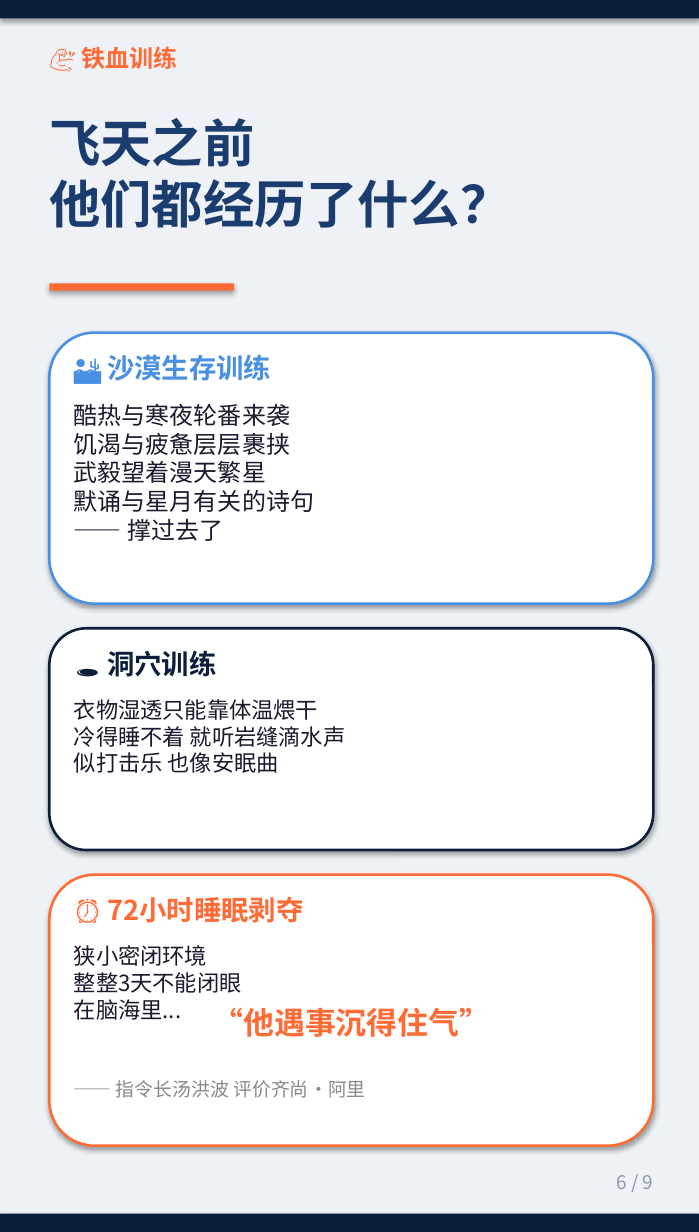
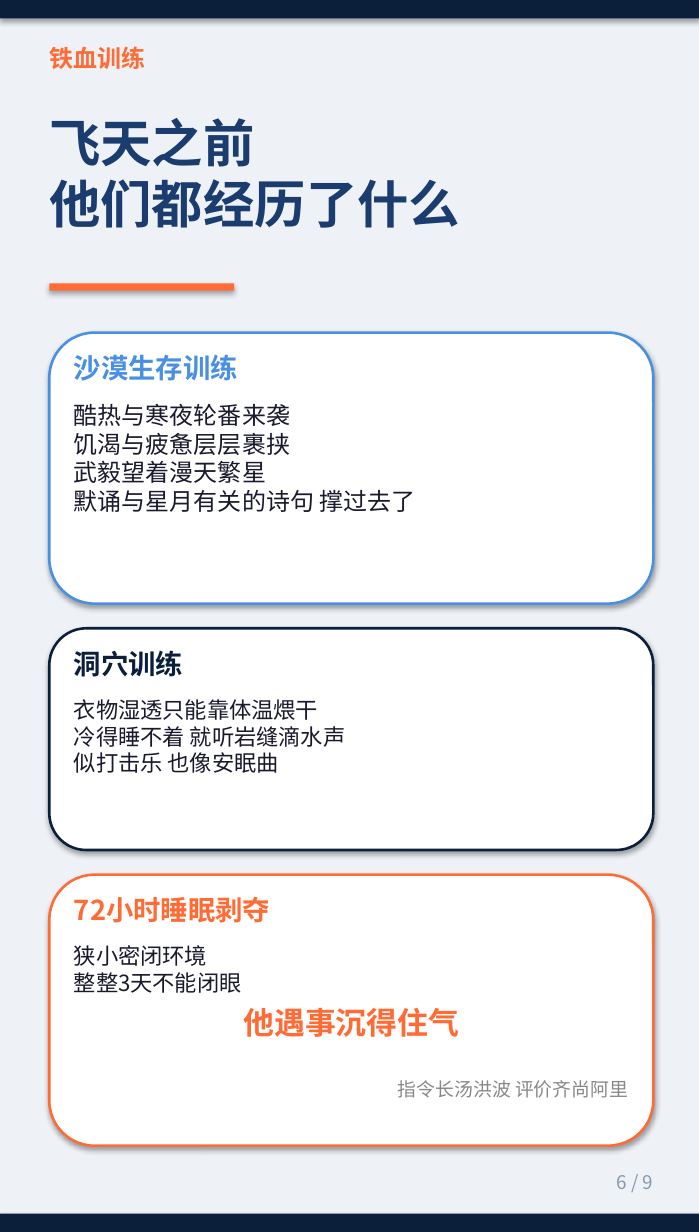
Before and after one commit to mateyes/test, a slide deck: slide 6 of 0zhou/百家号/20261125/神舟24_历史性的早晨.pptx. Drawn at 699x1232 pixels with LibreOffice and Linux fonts; fonts in the diff are those of the drawing. Boxes give left, top, right and bottom in pixels: in the first picture for what was removed or moved away, otherwise in the second. Text is boxed around its words. In the diff, an @@ line names an element or a change of style, - is before the commit and + after.

```diff
--- a/0zhou/百家号/20261125/神舟24_历史性的早晨.pptx
+++ b/0zhou/百家号/20261125/神舟24_历史性的早晨.pptx
@@ text at (x1=49, y1=46, x2=145, y2=69): text changed @@
-💪 铁血训练
+铁血训练
@@ text at (x1=49, y1=179, x2=460, y2=228): text changed @@
-他们都经历了什么？
+他们都经历了什么
@@ text at (x1=74, y1=354, x2=238, y2=381): text changed @@
-🏜️ 沙漠生存训练
+沙漠生存训练
@@ text at (x1=74, y1=490, x2=415, y2=512): text changed @@
-默诵与星月有关的诗句
-—— 撑过去了
+默诵与星月有关的诗句 撑过去了
@@ text at (x1=74, y1=650, x2=183, y2=677): text changed @@
-🕳️ 洞穴训练
+洞穴训练
@@ text at (x1=74, y1=897, x2=270, y2=923): text changed @@
-⏰ 72小时睡眠剥夺
+72小时睡眠剥夺
@@ text at (x1=74, y1=999, x2=181, y2=1020): paragraph removed @@
-在脑海里...
@@ text at (x1=243, y1=1008, x2=459, y2=1037): text changed @@
-“他遇事沉得住气”
+他遇事沉得住气
@@ text at (x1=398, y1=1080, x2=628, y2=1098): text changed @@
-—— 指令长汤洪波 评价齐尚·阿里
+指令长汤洪波 评价齐尚阿里
```
Also in this commit, not shown: 8 other slides changed, 19 other files.
